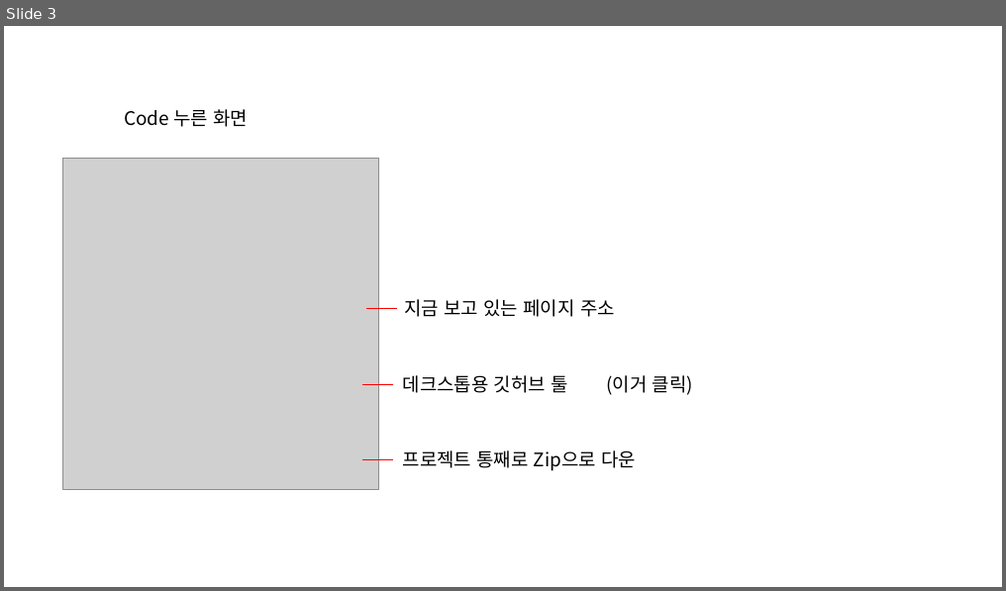
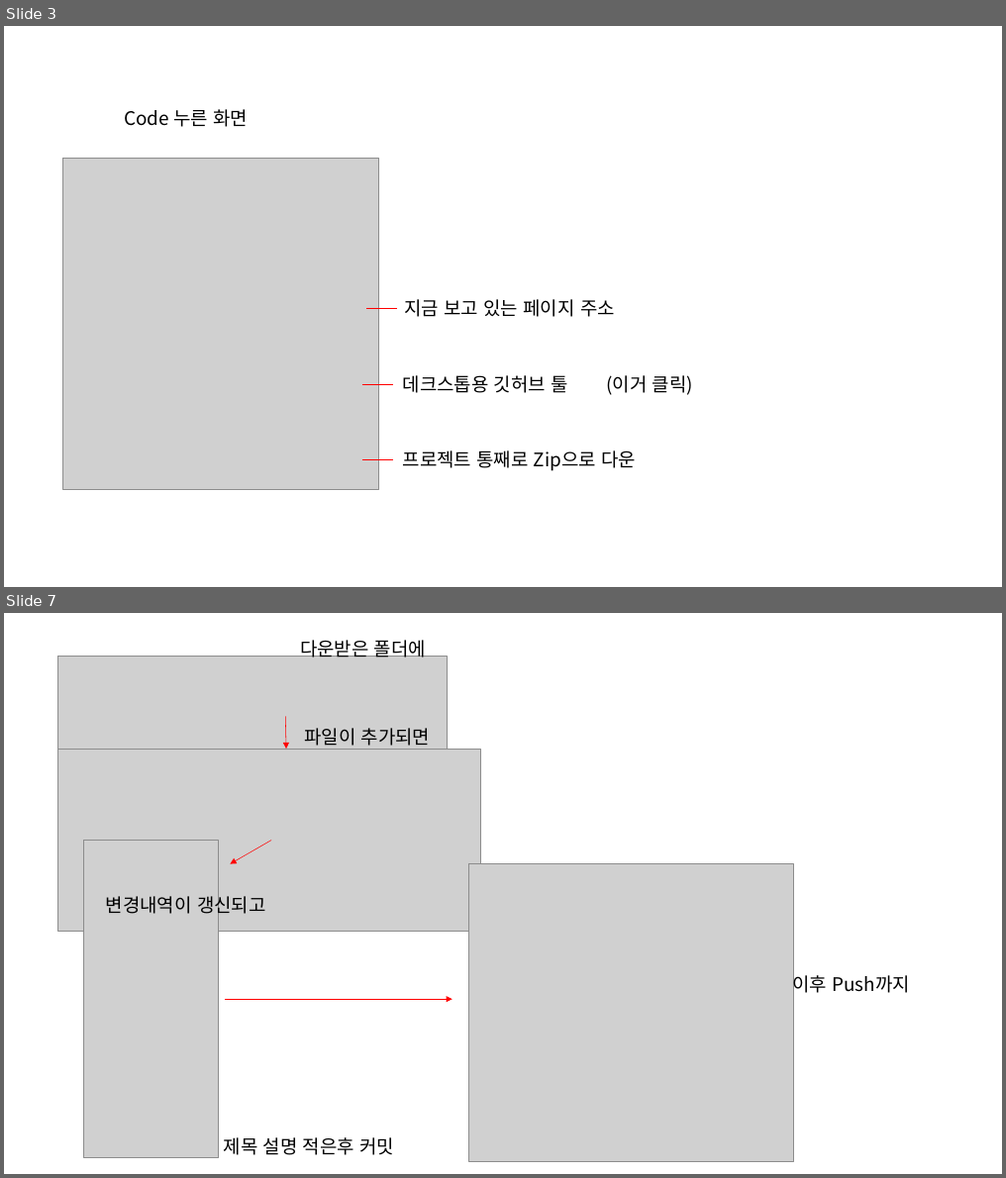
Before and after one commit to Listera0/CapstoneDesign, a slide deck: Refer/Github 사용법.pptx. Shown one above the other, each under a label of ours: slide 3 before the commit, slides 3 and 7 after it; the slides between them are not shown. The pictures are 1006x591 and 1006x1178 pixels, drawn with LibreOffice and Linux fonts; fonts in the diff are those of the drawing; grey boxes stand for pictures. Boxes give left, top, right and bottom in pixels: in the first picture for what was removed or moved away, otherwise in the second. Text is boxed around its words. In the diff, an @@ line names an element or a change of style, - is before the commit and + after.

```diff
--- a/Refer/Github 사용법.pptx
+++ b/Refer/Github 사용법.pptx
@@ slide 7 added at (4, 613, 1002, 1174), background #FFFFFF @@
@@ text added at (300, 640, 426, 661), 18 pt, text #000000 @@
+다운받은 폴더에
@@ picture added at (57, 657, 447, 818) @@
@@ arrow added from (285, 716) to (286, 749), #FF0000 0.5 pt @@
@@ text added at (304, 728, 431, 750), 18 pt, text #000000 @@
+파일이 추가되면
@@ picture added at (57, 749, 480, 931) @@
@@ picture added at (84, 841, 219, 1158) @@
@@ arrow added from (271, 841) to (230, 863), #FF0000 0.5 pt @@
@@ picture added at (469, 863, 794, 1161) @@
@@ text added at (106, 893, 266, 918), 18 pt, text #000000 @@
+변경내역이 갱신되고
@@ text added at (793, 971, 911, 996), 18 pt, text #000000 @@
+이후 Push까지
@@ arrow added from (225, 999) to (452, 999), #FF0000 0.5 pt @@
@@ text added at (224, 1138, 394, 1156), 18 pt, text #000000 @@
+제목 설명 적은후 커밋
```
Also in this commit, not shown: 1 slide changed, 4 other slides added.
